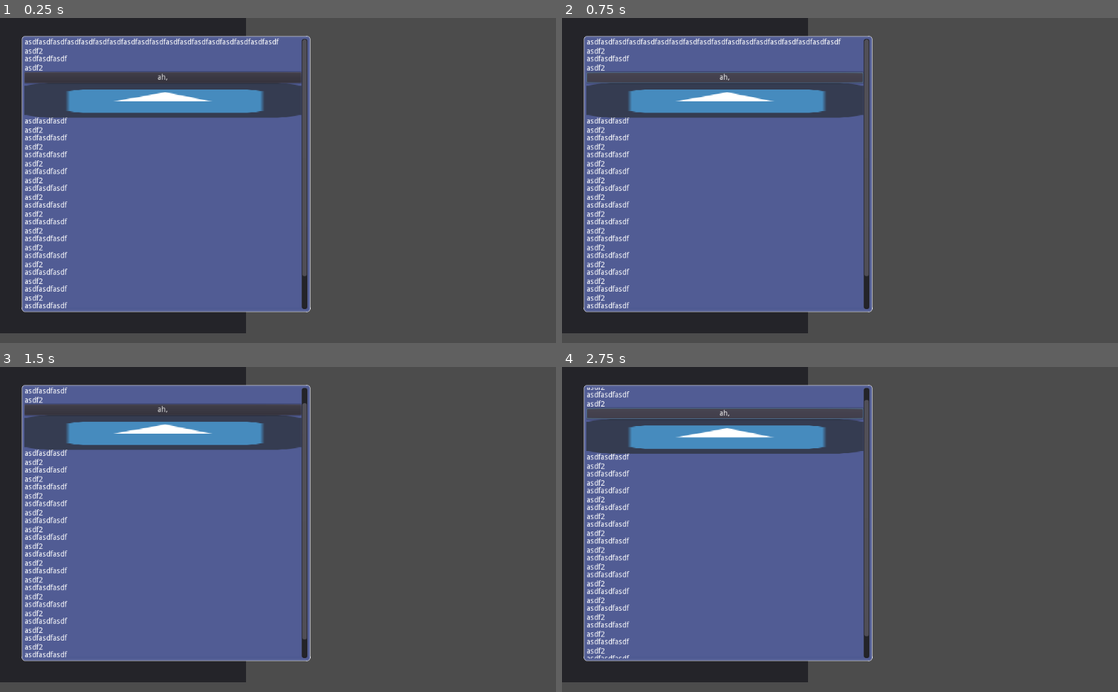
Above: before the commit, frames 1-4 (two rows, left to right).
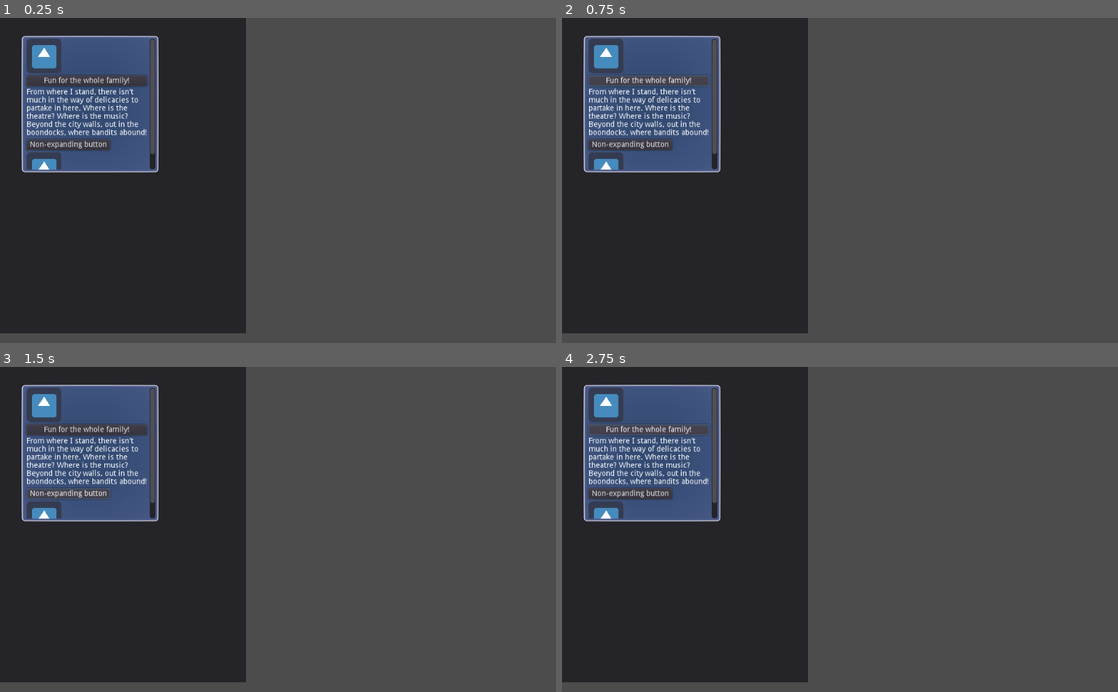
Above: after the commit, the same moments.

Repository: wareya/ScrollListContainer
Game: Godot game, scene res://TestScene.tscn
Same seed, same stepped clock (60 frames per second), same inputs: the game is played once before the commit and once after it. The engine's default icon, where the game draws it, is replaced by a stand-in: a white triangle on a blue panel in a dark square.
Inputs:
- Up to frame 1 (0.25 s): no input
- Up to frame 2 (0.75 s): click "ah," (after the commit: "Fun for the whole family!") at 0.5 s
- Up to frame 3 (1.5 s): click "ah," (after the commit: "Non-expanding button") at 1.25 s
- Up to frame 4 (2.75 s): click "ah," (after the commit: "Fun for the whole family!") at 2 s

The runs differ from the first frame. In frame 1, 39% of the frame differs, in the area x 3-56%, y 5-91%; in frame 2, 40%; in frame 3, 39%; in frame 4, 40%.

Commit message:
bunch of fixes

Diff:
--- a/ScrollListContainer.gd
+++ b/ScrollListContainer.gd
@@ -2,8 +2,9 @@
 class_name ScrollListContainer
 extends Container
 
-var scrollbar_v : VScrollBar
-var scrollbar_h : HScrollBar
+var scrollbar_v : VScrollBar = null
+var scrollbar_h : HScrollBar = null
+var scroll_offset : Vector2 = Vector2()
 
 func check_scrollbars():
     if scrollbar_v == null:
@@ -42,6 +43,9 @@
 
 export var spacing : float = 0.0 setget set_spacing
 export var initial_spacing : float = 0.0 setget set_initial_spacing
+export var side_margin : float = 0.0 setget set_side_margin
+
+export var auto_hide_scrollbars : bool = true setget set_autohide
 
 export var background_texture : Texture = null setget set_bg
 export var background_inner_rect : Rect2 = Rect2() setget set_bg_rect
@@ -73,12 +77,21 @@
     queue_sort()
     update()
 
+func set_side_margin(_margin):
+    side_margin = _margin
+    queue_sort()
+    update()
+
 func set_initial_spacing(_initial_spacing):
     initial_spacing = _initial_spacing
     queue_sort()
     update()
 
-var scroll_offset : Vector2 = Vector2()
+func set_autohide(_autohide):
+    auto_hide_scrollbars = _autohide
+    queue_sort()
+    update()
+
 func _scroll(_unused):
     if !vertical:
         scroll_offset.x = scrollbar_h.value
@@ -107,14 +120,12 @@
             scrollbar_h.value += focus_rect.position.x - rect.position.x
 
 func _notification(what):
-    if what in [NOTIFICATION_TRANSFORM_CHANGED, NOTIFICATION_VISIBILITY_CHANGED]:
+    if what in [NOTIFICATION_TRANSFORM_CHANGED, NOTIFICATION_VISIBILITY_CHANGED, NOTIFICATION_RESIZED]:
         fix_bg()
     if what == NOTIFICATION_PREDELETE:
         if _sibling_ci_rid:
             VisualServer.free_rid(_sibling_ci_rid)
             _sibling_ci_rid = null
-
-var _sibling_ci_rid = null
 
 func get_parent_canvasitem_of(node : CanvasItem) -> CanvasItem:
     var p = node.get_parent()
@@ -129,10 +140,10 @@
     var t = background_texture
     if t:
         var tex_size : Vector2 = t.get_size()
-        var left = int(background_inner_rect.position.x)
-        var top = int(background_inner_rect.position.y)
-        var right = int(tex_size.x - background_inner_rect.end.x)
-        var bottom = int(tex_size.y - background_inner_rect.end.y)
+        var left = background_inner_rect.position.x
+        var top = background_inner_rect.position.y
+        var right = tex_size.x - background_inner_rect.end.x
+        var bottom = tex_size.y - background_inner_rect.end.y
         var pos = Vector2(-left, -top)
         var _bg_extra_size = Vector2()
         _bg_extra_size.x = left + right
@@ -142,6 +153,7 @@
     else:
         return get_rect()
 
+var _sibling_ci_rid = null
 
 func fix_bg():
     if _sibling_ci_rid == null:
@@ -164,34 +176,42 @@
     var t = background_texture
     var s = Rect2(Vector2(), t.get_size())
     var r = calculate_bg_rect()
-    VisualServer.canvas_item_add_nine_patch(rid, r, s, t, background_inner_rect.position, background_inner_rect.end, VisualServer.NINE_PATCH_STRETCH, VisualServer.NINE_PATCH_STRETCH, true)
-
-func _reflow():
+    var d = s.size - background_inner_rect.end
+    VisualServer.canvas_item_add_nine_patch(rid, r, s, t, background_inner_rect.position, d, VisualServer.NINE_PATCH_STRETCH, VisualServer.NINE_PATCH_STRETCH, true)
+
+func do_reflow(visible_scroll : bool):
     check_scrollbars()
 
     var cursor : Vector2 = Vector2()
-    var rect : Rect2 = get_rect()
+    var raw_rect : Rect2 = get_rect()
+    var rect : Rect2 = raw_rect
     rect.position = Vector2()
 
     if vertical:
+        scroll_offset.x = 0
+        scrollbar_h.hide()
+        if visible_scroll:
+            var scroll_size = scrollbar_v.get_combined_minimum_size().x
+            scrollbar_v.show()
+            fit_child_in_rect(scrollbar_v, Rect2(rect.size.x - scroll_size, 0, scroll_size, rect.size.y))
+            rect.size.x -= scroll_size
+    else:
+        scroll_offset.y = 0
+        scrollbar_v.hide()
+        if visible_scroll:
+            var scroll_size = scrollbar_h.get_combined_minimum_size().y
+            scrollbar_h.show()
+            fit_child_in_rect(scrollbar_h, Rect2(0, rect.size.y - scroll_size, rect.size.x, scroll_size))
+            rect.size.y -= scroll_size
+
+    if vertical:
+        rect.position.x += side_margin
+        rect.size.x -= side_margin*2.0
         cursor.y += initial_spacing
     else:
+        rect.position.y += side_margin
+        rect.size.y -= side_margin*2.0
         cursor.x += initial_spacing
-
-    if vertical:
-        scroll_offset.x = 0
-        var scroll_size = scrollbar_v.get_combined_minimum_size().x
-        scrollbar_h.hide()
-        scrollbar_v.show()
-        fit_child_in_rect(scrollbar_v, Rect2(rect.size.x - scroll_size, 0, scroll_size, rect.size.y))
-        rect.size.x -= scroll_size
-    else:
-        scroll_offset.y = 0
-        var scroll_size = scrollbar_h.get_combined_minimum_size().y
-        scrollbar_v.hide()
-        scrollbar_h.show()
-        fit_child_in_rect(scrollbar_h, Rect2(0, rect.size.y - scroll_size, rect.size.x, scroll_size))
-        rect.size.y -= scroll_size
 
     var remain_size_part = Vector2(rect.size.x, 0.0) if vertical else Vector2(0.0, rect.size.y)
 
@@ -214,9 +234,42 @@
             child.position = cursor
             child.position -= scroll_offset
 
+    var c = cursor
+    if vertical:
+        cursor.y -= spacing
+    else:
+        cursor.x -= spacing
+
     if vertical:
         scrollbar_v.max_value = max(rect.size.y, cursor.y)
         scrollbar_v.page = rect.size.y
     else:
         scrollbar_h.max_value = max(rect.size.x, cursor.x)
         scrollbar_h.page = rect.size.x
+
+    if visible_scroll:
+        return true
+    else:
+        if vertical:
+            return scrollbar_v.value == 0.0 and scrollbar_v.max_value <= scrollbar_v.page
+        else:
+            return scrollbar_h.value == 0.0 and scrollbar_h.max_value <= scrollbar_h.page
+
+func set_bypass(_bypass):
+    bypass = _bypass
+    queue_sort()
+    update()
+
+export var bypass : bool = false setget set_bypass
+func _reflow():
+    if bypass:
+        do_reflow(false)
+    elif auto_hide_scrollbars:
+        var no_overflow = do_reflow(false)
+        if !no_overflow:
+            do_reflow(true)
+        else:
+            scrollbar_v.hide()
+            scrollbar_h.hide()
+    else:
+        do_reflow(true)
--- /dev/null
+++ b/TestScene.tres
@@ -0,0 +1,13 @@
+[gd_resource type="GradientTexture2D" load_steps=2 format=2]
+
+[sub_resource type="Gradient" id=1]
+offsets = PoolRealArray( 0, 0.715084, 0.810056, 0.865922, 0.955307 )
+colors = PoolColorArray( 0.179188, 0.281044, 0.428711, 1, 0.369073, 0.409945, 0.612408, 1, 1, 1, 1, 1, 1, 1, 1, 1, 1, 1, 1, 0 )
+
+[resource]
+gradient = SubResource( 1 )
+width = 16
+height = 16
+fill = 1
+fill_from = Vector2( 0.5, 0.5 )
+fill_to = Vector2( 0.504167, 0 )
--- a/TestScene.tscn
+++ b/TestScene.tscn
@@ -1,19 +1,8 @@
-[gd_scene load_steps=5 format=2]
+[gd_scene load_steps=4 format=2]
 
 [ext_resource path="res://icon.png" type="Texture" id=1]
 [ext_resource path="res://ScrollListContainer.gd" type="Script" id=2]
-
-[sub_resource type="Gradient" id=1]
-offsets = PoolRealArray( 0, 0.793296, 0.871508, 0.955307 )
-colors = PoolColorArray( 0.284653, 0.330994, 0.560547, 1, 0.369073, 0.409945, 0.612408, 1, 1, 1, 1, 1, 1, 1, 1, 0 )
-
-[sub_resource type="GradientTexture2D" id=2]
-gradient = SubResource( 1 )
-width = 16
-height = 16
-fill = 1
-fill_from = Vector2( 0.5, 0.5 )
-fill_to = Vector2( 0.5, 0 )
+[ext_resource path="res://TestScene.tres" type="Texture" id=3]
 
 [node name="Node2D" type="Panel"]
 margin_right = 453.0
@@ -22,134 +11,49 @@
 [node name="ScrollListContainer" type="Container" parent="."]
 margin_left = 45.0
 margin_top = 38.0
-margin_right = 567.0
-margin_bottom = 538.0
+margin_right = 287.0
+margin_bottom = 280.0
 rect_clip_content = true
 script = ExtResource( 2 )
-initial_spacing = false
-background_texture = SubResource( 2 )
+spacing = 4.0
+side_margin = 4.0
+background_texture = ExtResource( 3 )
 background_inner_rect = Rect2( 6, 6, 4, 4 )
 
-[node name="Label" type="Label" parent="ScrollListContainer"]
-margin_right = 510.0
-margin_bottom = 31.0
-text = "asdfasdfasdfasdfasdfasdfasdfasdfasdfasdfasdfasdfasdfasdfasdfasdfasdfasdf
-asdf2"
-
-[node name="Label2" type="Label" parent="ScrollListContainer"]
-margin_top = 31.0
-margin_right = 510.0
-margin_bottom = 62.0
-text = "asdfasdfasdf
-asdf2"
+[node name="TextureRect" type="TextureRect" parent="ScrollListContainer"]
+margin_left = 4.0
+margin_right = 226.0
+margin_bottom = 64.0
+rect_min_size = Vector2( 0, 64 )
+texture = ExtResource( 1 )
 
 [node name="Button" type="Button" parent="ScrollListContainer"]
-margin_top = 62.0
-margin_right = 510.0
-margin_bottom = 82.0
-text = "ah,"
+margin_left = 4.0
+margin_top = 68.0
+margin_right = 226.0
+margin_bottom = 88.0
+text = "Fun for the whole family!"
 
-[node name="TextureRect" type="TextureRect" parent="ScrollListContainer"]
-margin_top = 82.0
-margin_right = 510.0
-margin_bottom = 146.0
+[node name="RichTextLabel" type="RichTextLabel" parent="ScrollListContainer"]
+margin_left = 4.0
+margin_top = 92.0
+margin_right = 226.0
+margin_bottom = 182.0
+text = "From where I stand, there isn't much in the way of delicacies to partake in here. Where is the theatre? Where is the music? Beyond the city walls, out in the boondocks, where bandits abound!"
+fit_content_height = true
+
+[node name="Button2" type="Button" parent="ScrollListContainer"]
+margin_left = 4.0
+margin_top = 186.0
+margin_right = 158.0
+margin_bottom = 206.0
+size_flags_horizontal = 0
+text = "Non-expanding button"
+
+[node name="TextureRect2" type="TextureRect" parent="ScrollListContainer"]
+margin_left = 4.0
+margin_top = 210.0
+margin_right = 226.0
+margin_bottom = 274.0
 rect_min_size = Vector2( 0, 64 )
 texture = ExtResource( 1 )
-expand = true
-
-[node name="Label3" type="Label" parent="ScrollListContainer"]
-margin_top = 146.0
-margin_right = 510.0
-margin_bottom = 177.0
-text = "asdfasdfasdf
-asdf2"
-
-[node name="Label4" type="Label" parent="ScrollListContainer"]
-margin_top = 177.0
-margin_right = 510.0
-margin_bottom = 208.0
-text = "asdfasdfasdf
-asdf2"
-
-[node name="Label5" type="Label" parent="ScrollListContainer"]
-margin_top = 208.0
-margin_right = 510.0
-margin_bottom = 239.0
-text = "asdfasdfasdf
-asdf2"
-
-[node name="Label6" type="Label" parent="ScrollListContainer"]
-margin_top = 239.0
-margin_right = 510.0
-margin_bottom = 270.0
-text = "asdfasdfasdf
-asdf2"
-
-[node name="Label7" type="Label" parent="ScrollListContainer"]
-margin_top = 270.0
-margin_right = 510.0
-margin_bottom = 301.0
-text = "asdfasdfasdf
-asdf2"
-
-[node name="Label8" type="Label" parent="ScrollListContainer"]
-margin_top = 301.0
-margin_right = 510.0
-margin_bottom = 332.0
-text = "asdfasdfasdf
-asdf2"
-
-[node name="Label12" type="Label" parent="ScrollListContainer"]
-margin_top = 332.0
-margin_right = 510.0
-margin_bottom = 363.0
-text = "asdfasdfasdf
-asdf2"
-
-[node name="Label13" type="Label" parent="ScrollListContainer"]
-margin_top = 363.0
-margin_right = 510.0
-margin_bottom = 394.0
-text = "asdfasdfasdf
-asdf2"
-
-[node name="Label9" type="Label" parent="ScrollListContainer"]
-margin_top = 394.0
-margin_right = 510.0
-margin_bottom = 425.0
-text = "asdfasdfasdf
-asdf2"
-
-[node name="Label10" type="Label" parent="ScrollListContainer"]
-margin_top = 425.0
-margin_right = 510.0
-margin_bottom = 456.0
-text = "asdfasdfasdf
-asdf2"
-
-[node name="Label11" type="Label" parent="ScrollListContainer"]
-margin_top = 456.0
-margin_right = 510.0
-margin_bottom = 487.0
-text = "asdfasdfasdf
-asdf2"
-
-[node name="Label18" type="Label" parent="ScrollListContainer"]
-margin_top = 487.0
-margin_right = 510.0
-margin_bottom = 518.0
-text = "asdfasdfasdf
-asdf2"
-
-[node name="Label19" type="Label" parent="ScrollListContainer"]
-margin_top = 518.0
-margin_right = 510.0
-margin_bottom = 549.0
-text = "asdfasdfasdf
-asdf2"
-
-[node name="Button2" type="Button" parent="ScrollListContainer"]
-margin_top = 549.0
-margin_right = 510.0
-margin_bottom = 569.0
-text = "ah,"
